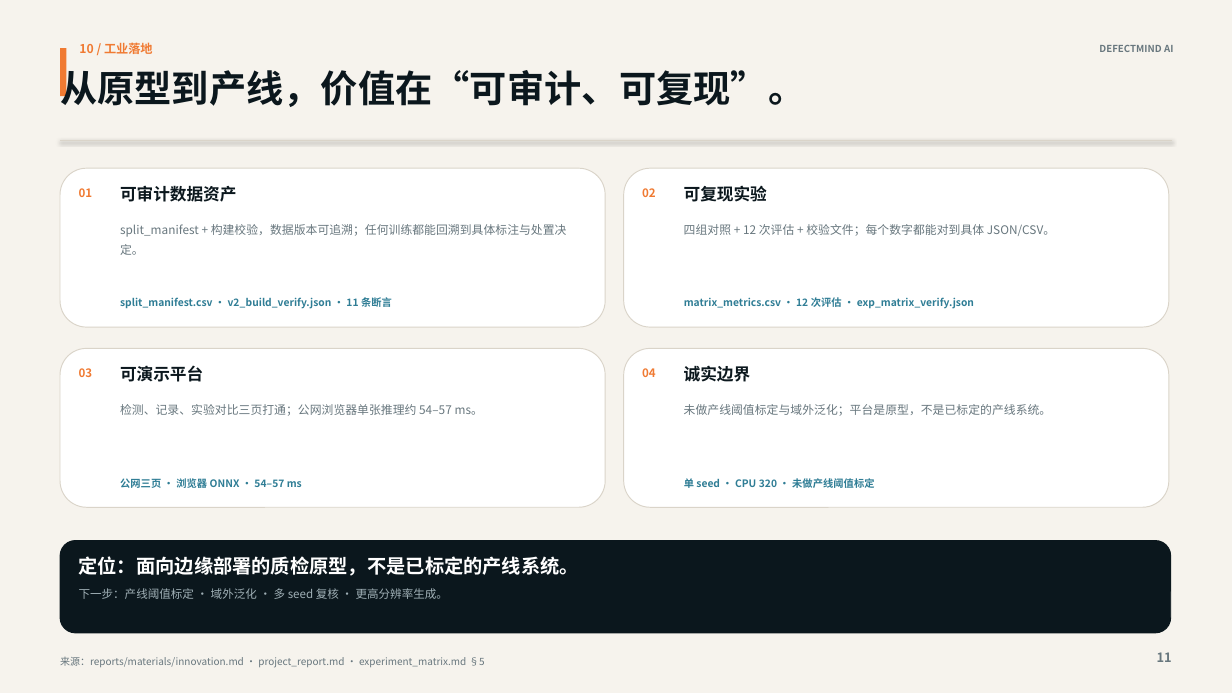
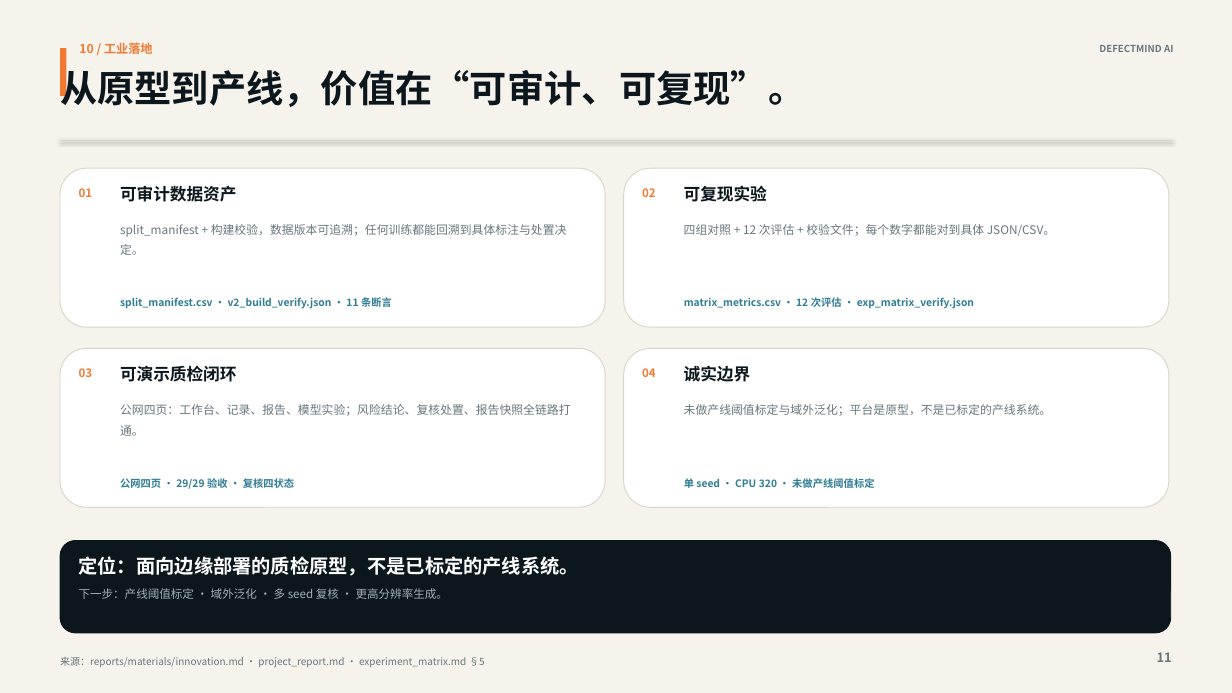
Before and after one commit to zzq10086/defectmind-ai-showcase, a slide deck: slide 11 of DefectMind_AI_答辩PPT.pptx. Drawn at 1232x693 pixels with LibreOffice and Linux fonts; fonts in the diff are those of the drawing. Boxes give left, top, right and bottom in pixels: in the first picture for what was removed or moved away, otherwise in the second. Text is boxed around its words. In the diff, an @@ line names an element or a change of style, - is before the commit and + after.

```diff
--- a/DefectMind_AI_答辩PPT.pptx
+++ b/DefectMind_AI_答辩PPT.pptx
@@ text at bbox=[120, 365, 236, 382]: text changed @@
-可演示平台
+可演示质检闭环
@@ text at bbox=[120, 404, 571, 436]: text changed @@
-检测、记录、实验对比三页打通；公网浏览器单张推理约 54–57 ms。
+公网四页：工作台、记录、报告、模型实验；风险结论、复核处置、报告快照全链路打通。
@@ text at bbox=[120, 476, 294, 490]: text changed @@
-公网三页 · 浏览器 ONNX · 54–57 ms
+公网四页 · 29/29 验收 · 复核四状态
```
Also in this commit, not shown: 5 other slides changed, 1 slide added, 1 slide removed, 8 other files.
